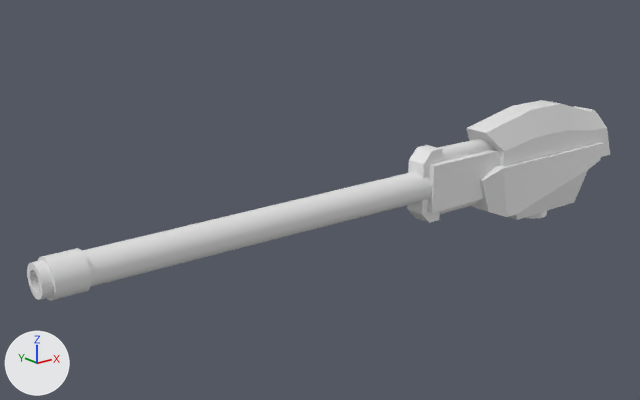
One commit to the glTF model ship_weapons/autocannon/autocannon_size1.glb: the scene before it, then after it.
Before and after are seen from a 50 mm lens placed at (-6.38, -4.87, 2.52), pointed at (-2.25, 0.3, 0.46). Every picture has the same lights, and +X, +Y and +Z are marked at lower left. Where no turn or scale is listed for an object, it has been applied to the vertices. Vertices at the same position are counted once.

Script lines for the objects in view, before the commit:
```python
ob_cube = bpy.data.objects.new('Cube', me_cube_012)
ob_cube.location = (-1.382, 0.0, 0.492)
ob_cube_001 = bpy.data.objects.new('Cube.001', me_cube_008)
ob_cube_001.location = (-0.02, 0.0, 0.204)
ob_cube_002 = bpy.data.objects.new('Cube.002', me_cube_009)
ob_cube_002.location = (-0.02, 0.0, 0.635)
ob_cube_003 = bpy.data.objects.new('Cube.003', me_cube_010)
ob_cube_003.location = (-1.246, 0.0, 0.492)
ob_cylinder = bpy.data.objects.new('Cylinder', me_cylinder_001)
ob_cylinder.location = (-0.183, 0.0, 0.492)
ob_cylinder_001 = bpy.data.objects.new('Cylinder.001', me_cylinder_004)
ob_cylinder_001.location = (-1.048, 0.0, 0.492)
ob_mount = bpy.data.objects.new('Mount', me_cylinder_005)
ob_mount.location = (0.0, 0.0, 0.0)
```
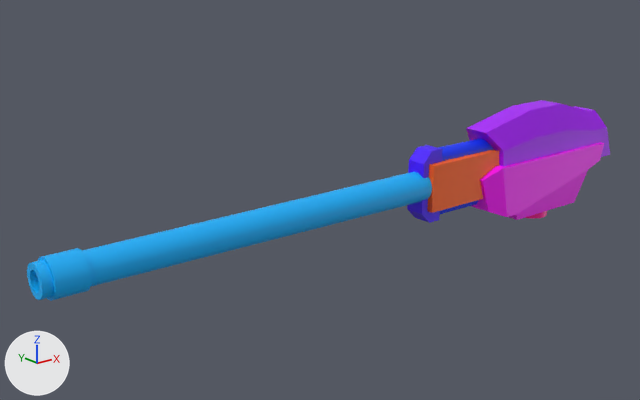
Pixel boxes (x1, y1, x2, y2) of what changed, in the pictures (640 x 400 px):
'Cylinder', recoloured (white to blue)
    both: (27, 172, 432, 301)
'Cube.002', recoloured (grey to purple)
    both: (466, 100, 610, 166)
'Cube.001', recoloured (grey to pink)
    both: (472, 142, 604, 220)
'Cube.003', recoloured (grey to brown)
    both: (427, 149, 499, 213)
'Cube', recoloured (white to blue)
    both: (407, 145, 442, 223)
'Cylinder.001', recoloured (grey to blue)
    both: (438, 139, 493, 214)
'Mount', recoloured
    both: (525, 211, 547, 218)

Edits to the bpy script that builds the scene:
```text
Add mat_defaultmaterial_007:
    mat_defaultmaterial_007 = bpy.data.materials.new('DefaultMaterial.007')
    mat_defaultmaterial_007.use_nodes = True; mat_defaultmaterial_007.node_tree.nodes.clear()
    _N = mat_defaultmaterial_007.node_tree.nodes; _L = mat_defaultmaterial_007.node_tree.links
    n0 = _N.new('ShaderNodeOutputMaterial'); n0.name = 'Material Output'
    n1 = _N.new('ShaderNodeBsdfPrincipled'); n1.name = 'Principled BSDF'
    n2 = _N.new('ShaderNodeVertexColor'); n2.name = 'Color Attribute'
    _L.new(n1.outputs[0], n0.inputs[0])  # 'BSDF' to 'Surface'
    _L.new(n2.outputs[0], n1.inputs[0])  # 'Color' to 'Base Color'
Add mat_defaultmaterial_006:
    mat_defaultmaterial_006 = bpy.data.materials.new('DefaultMaterial.006')
    mat_defaultmaterial_006.use_nodes = True; mat_defaultmaterial_006.node_tree.nodes.clear()
    _N = mat_defaultmaterial_006.node_tree.nodes; _L = mat_defaultmaterial_006.node_tree.links
    n0 = _N.new('ShaderNodeOutputMaterial'); n0.name = 'Material Output'
    n1 = _N.new('ShaderNodeBsdfPrincipled'); n1.name = 'Principled BSDF'
    n2 = _N.new('ShaderNodeVertexColor'); n2.name = 'Color Attribute'
    _L.new(n1.outputs[0], n0.inputs[0])  # 'BSDF' to 'Surface'
    _L.new(n2.outputs[0], n1.inputs[0])  # 'Color' to 'Base Color'
Add mat_defaultmaterial_004:
    mat_defaultmaterial_004 = bpy.data.materials.new('DefaultMaterial.004')
    mat_defaultmaterial_004.use_nodes = True; mat_defaultmaterial_004.node_tree.nodes.clear()
    _N = mat_defaultmaterial_004.node_tree.nodes; _L = mat_defaultmaterial_004.node_tree.links
    n0 = _N.new('ShaderNodeOutputMaterial'); n0.name = 'Material Output'
    n1 = _N.new('ShaderNodeBsdfPrincipled'); n1.name = 'Principled BSDF'
    n2 = _N.new('ShaderNodeVertexColor'); n2.name = 'Color Attribute'
    _L.new(n1.outputs[0], n0.inputs[0])  # 'BSDF' to 'Surface'
    _L.new(n2.outputs[0], n1.inputs[0])  # 'Color' to 'Base Color'
Add mat_defaultmaterial_003:
    mat_defaultmaterial_003 = bpy.data.materials.new('DefaultMaterial.003')
    mat_defaultmaterial_003.use_nodes = True; mat_defaultmaterial_003.node_tree.nodes.clear()
    _N = mat_defaultmaterial_003.node_tree.nodes; _L = mat_defaultmaterial_003.node_tree.links
    n0 = _N.new('ShaderNodeOutputMaterial'); n0.name = 'Material Output'
    n1 = _N.new('ShaderNodeBsdfPrincipled'); n1.name = 'Principled BSDF'
    n2 = _N.new('ShaderNodeVertexColor'); n2.name = 'Color Attribute'
    _L.new(n1.outputs[0], n0.inputs[0])  # 'BSDF' to 'Surface'
    _L.new(n2.outputs[0], n1.inputs[0])  # 'Color' to 'Base Color'
Add mat_defaultmaterial_002:
    mat_defaultmaterial_002 = bpy.data.materials.new('DefaultMaterial.002')
    mat_defaultmaterial_002.use_nodes = True; mat_defaultmaterial_002.node_tree.nodes.clear()
    _N = mat_defaultmaterial_002.node_tree.nodes; _L = mat_defaultmaterial_002.node_tree.links
    n0 = _N.new('ShaderNodeOutputMaterial'); n0.name = 'Material Output'
    n1 = _N.new('ShaderNodeBsdfPrincipled'); n1.name = 'Principled BSDF'
    n2 = _N.new('ShaderNodeVertexColor'); n2.name = 'Color Attribute'
    _L.new(n1.outputs[0], n0.inputs[0])  # 'BSDF' to 'Surface'
    _L.new(n2.outputs[0], n1.inputs[0])  # 'Color' to 'Base Color'
Add mat_defaultmaterial_001:
    mat_defaultmaterial_001 = bpy.data.materials.new('DefaultMaterial.001')
    mat_defaultmaterial_001.use_nodes = True; mat_defaultmaterial_001.node_tree.nodes.clear()
    _N = mat_defaultmaterial_001.node_tree.nodes; _L = mat_defaultmaterial_001.node_tree.links
    n0 = _N.new('ShaderNodeOutputMaterial'); n0.name = 'Material Output'
    n1 = _N.new('ShaderNodeBsdfPrincipled'); n1.name = 'Principled BSDF'
    n2 = _N.new('ShaderNodeVertexColor'); n2.name = 'Color Attribute'
    _L.new(n1.outputs[0], n0.inputs[0])  # 'BSDF' to 'Surface'
    _L.new(n2.outputs[0], n1.inputs[0])  # 'Color' to 'Base Color'
Add mat_defaultmaterial:
    mat_defaultmaterial = bpy.data.materials.new('DefaultMaterial')
    mat_defaultmaterial.use_nodes = True; mat_defaultmaterial.node_tree.nodes.clear()
    _N = mat_defaultmaterial.node_tree.nodes; _L = mat_defaultmaterial.node_tree.links
    n0 = _N.new('ShaderNodeOutputMaterial'); n0.name = 'Material Output'
    n1 = _N.new('ShaderNodeBsdfPrincipled'); n1.name = 'Principled BSDF'
    n2 = _N.new('ShaderNodeVertexColor'); n2.name = 'Color Attribute'
    _L.new(n1.outputs[0], n0.inputs[0])  # 'BSDF' to 'Surface'
    _L.new(n2.outputs[0], n1.inputs[0])  # 'Color' to 'Base Color'
Change me_cylinder_005:
    where me_cylinder_005.from_pydata(...)  # 52 vertices, 100 faces; spans x -0.147..0.147, y -0.148..0.148, z -0.038..0.038
    add me_cylinder_005.materials.append(mat_defaultmaterial)
Change me_cube_012:
    where me_cube_012.from_pydata(...)  # 20 vertices, 32 faces; spans x -0.119..0.085, y -0.085..0.085, z -0.3..0.3
    add me_cube_012.materials.append(mat_defaultmaterial_001)
Change me_cube_008:
    where me_cube_008.from_pydata(...)  # 24 vertices, 44 faces; spans x -0.87..0.75, y -0.22..0.22, z -0.18..0.36
    me_cube_008 part 1: vertex colours changed
    add me_cube_008.materials.append(mat_defaultmaterial_002)
Change me_cube_009:
    where me_cube_009.from_pydata(...)  # 30 vertices, 56 faces; spans x -0.79..0.93, y -0.18..0.18, z -0.22..0.34
    me_cube_009 part 2: vertex colours changed
    add me_cube_009.materials.append(mat_defaultmaterial_003)
Change me_cube_010:
    where me_cube_010.from_pydata(...)  # 8 vertices, 12 faces; spans x -0.194..0.793, y -0.139..0.139, z -0.194..0.194
    me_cube_010 part 3: vertex colours changed
    add me_cube_010.materials.append(mat_defaultmaterial_004)
Change me_cylinder_001:
    where me_cylinder_001.from_pydata(...)  # 208 vertices, 412 faces; spans x -4.47..0.1, y -0.13..0.13, z -0.14..0.14
    me_cylinder_001 part 4: vertex colours changed
    add me_cylinder_001.materials.append(mat_defaultmaterial_006)
Change me_cylinder_004:
    where me_cylinder_004.from_pydata(...)  # 104 vertices, 200 faces; spans x -0.278..0.5, y -0.075..0.075, z -0.284..0.284
    me_cylinder_004 part 5: vertex colours changed
    add me_cylinder_004.materials.append(mat_defaultmaterial_007)
```
